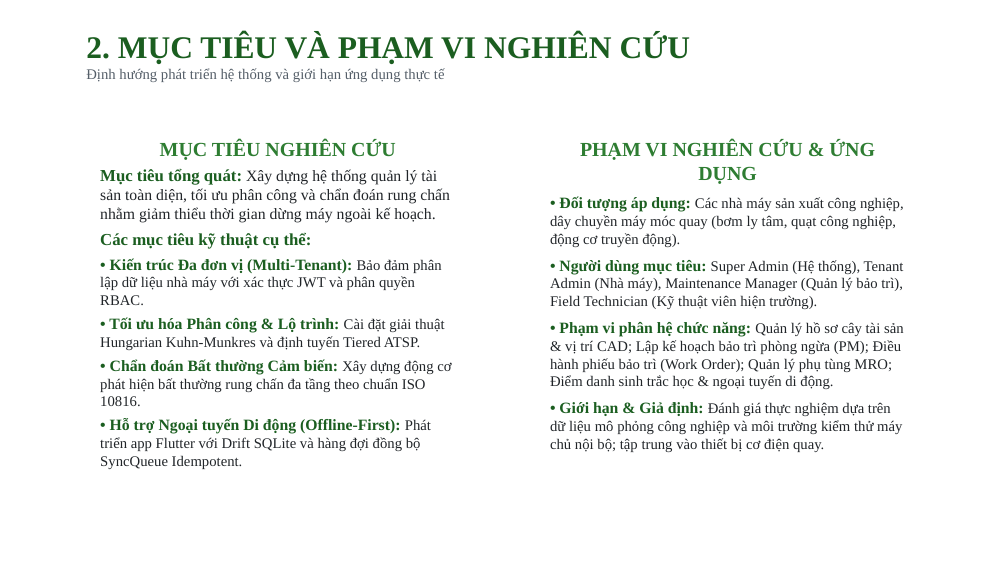
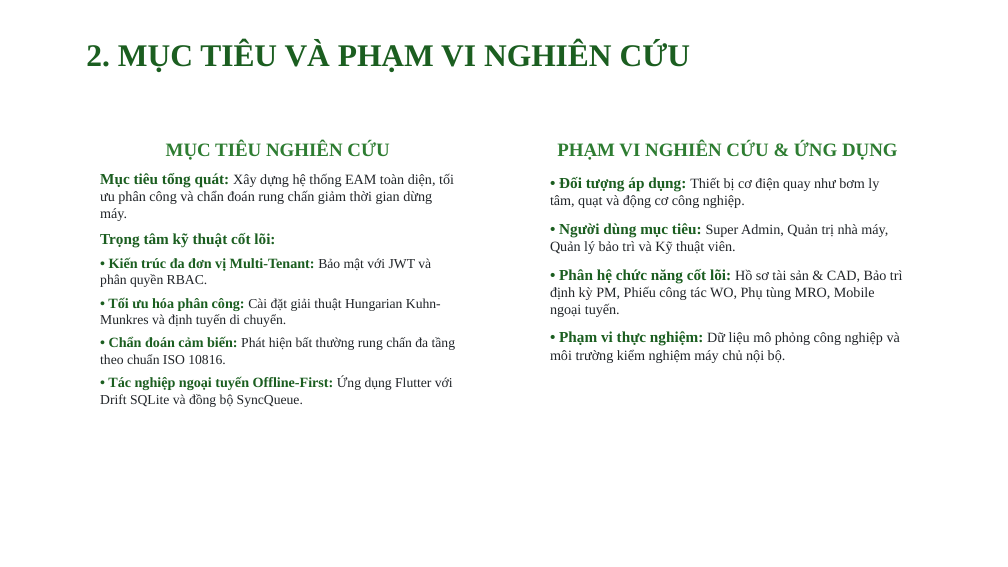
Before and after one commit to kietvo5924/eam-enterprise-assset-management2, a slide deck: slide 3 of docs/DO_AN_TOT_NGHIEP_EAM_THUYET_TRINH.pptx. Drawn at 1008x567 pixels with LibreOffice and Linux fonts; fonts in the diff are those of the drawing. Boxes give left, top, right and bottom in pixels: in the first picture for what was removed or moved away, otherwise in the second. Text is boxed around its words. In the diff, an @@ line names an element or a change of style, - is before the commit and + after.

```diff
--- a/docs/DO_AN_TOT_NGHIEP_EAM_THUYET_TRINH.pptx
+++ b/docs/DO_AN_TOT_NGHIEP_EAM_THUYET_TRINH.pptx
@@ text at (86, 68, 445, 82): paragraph removed @@
-Định hướng phát triển hệ thống và giới hạn ứng dụng thực tế
@@ text at (166, 142, 389, 160): size 19 to 18 pt in "MỤC TIÊU NGHIÊN CỨU"; more space between paragraphs @@
@@ text at (557, 142, 898, 160): size 19 to 18 pt in "PHẠM VI NGHIÊN CỨU & ỨNG DỤNG"; more space between paragraphs @@
@@ text at (100, 173, 455, 407): text changed; size 14 to 13 pt @@
-Mục tiêu tổng quát: Xây dựng hệ thống quản lý tài sản toàn diện, tối ưu phân công và chẩn đoán rung chấn nhằm giảm thiểu thời gian dừng máy ngoài kế hoạch.
-Các mục tiêu kỹ thuật cụ thể:
-• Kiến trúc Đa đơn vị (Multi-Tenant): Bảo đảm phân lập dữ liệu nhà máy với xác thực JWT và phân quyền RBAC.
-• Tối ưu hóa Phân công & Lộ trình: Cài đặt giải thuật Hungarian Kuhn-Munkres và định tuyến Tiered ATSP.
-• Chẩn đoán Bất thường Cảm biến: Xây dựng động cơ phát hiện bất thường rung chấn đa tầng theo chuẩn ISO 10816.
-• Hỗ trợ Ngoại tuyến Di động (Offline-First): Phát triển app Flutter với Drift SQLite và hàng đợi đồng bộ SyncQueue Idempotent.
+Mục tiêu tổng quát: Xây dựng hệ thống EAM toàn diện, tối ưu phân công và chẩn đoán rung chấn giảm thời gian dừng máy.
+Trọng tâm kỹ thuật cốt lõi:
+• Kiến trúc đa đơn vị Multi-Tenant: Bảo mật với JWT và phân quyền RBAC.
+• Tối ưu hóa phân công: Cài đặt giải thuật Hungarian Kuhn-Munkres và định tuyến di chuyển.
+• Chẩn đoán cảm biến: Phát hiện bất thường rung chấn đa tầng theo chuẩn ISO 10816.
+• Tác nghiệp ngoại tuyến Offline-First: Ứng dụng Flutter với Drift SQLite và đồng bộ SyncQueue.
@@ text at (550, 177, 903, 363): text changed; size 14 to 13.5 pt @@
-• Đối tượng áp dụng: Các nhà máy sản xuất công nghiệp, dây chuyền máy móc quay (bơm ly tâm, quạt công nghiệp, động cơ truyền động).
-• Người dùng mục tiêu: Super Admin (Hệ thống), Tenant Admin (Nhà máy), Maintenance Manager (Quản lý bảo trì), Field Technician (Kỹ thuật viên hiện trường).
-• Phạm vi phân hệ chức năng: Quản lý hồ sơ cây tài sản & vị trí CAD; Lập kế hoạch bảo trì phòng ngừa (PM); Điều hành phiếu bảo trì (Work Order); Quản lý phụ tùng MRO; Điểm danh sinh trắc học & ngoại tuyến di động.
-• Giới hạn & Giả định: Đánh giá thực nghiệm dựa trên dữ liệu mô phỏng công nghiệp và môi trường kiểm thử máy chủ nội bộ; tập trung vào thiết bị cơ điện quay.
+• Đối tượng áp dụng: Thiết bị cơ điện quay như bơm ly tâm, quạt và động cơ công nghiệp.
+• Người dùng mục tiêu: Super Admin, Quản trị nhà máy, Quản lý bảo trì và Kỹ thuật viên.
+• Phân hệ chức năng cốt lõi: Hồ sơ tài sản & CAD, Bảo trì định kỳ PM, Phiếu công tác WO, Phụ tùng MRO, Mobile ngoại tuyến.
+• Phạm vi thực nghiệm: Dữ liệu mô phỏng công nghiệp và môi trường kiểm nghiệm máy chủ nội bộ.
```
Also in this commit, not shown: 6 other slides changed, 9 other files.
